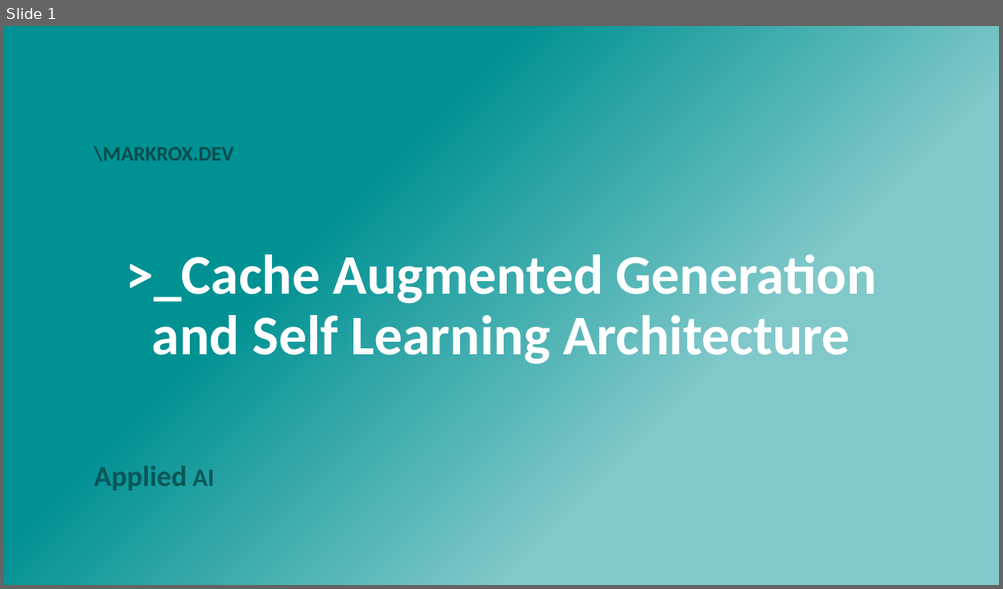
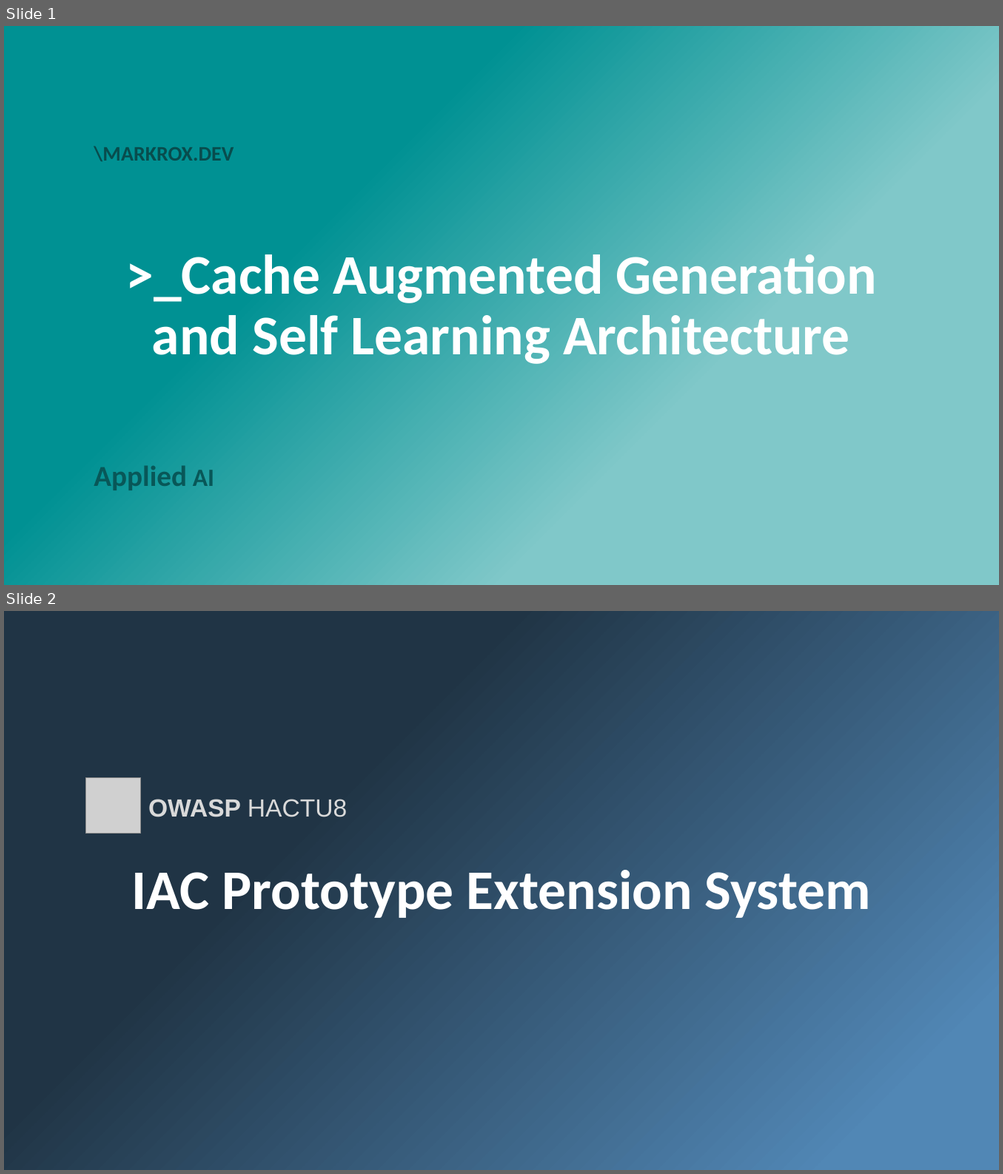
Before and after one commit to roxberry/markrox.dev, a slide deck: templates/PostImage.pptx. Shown one above the other, each under a label of ours: slide 1 before the commit, slides 1 and 2 after it. The pictures are 1003x589 and 1003x1174 pixels, drawn with LibreOffice and Linux fonts; fonts in the diff are those of the drawing; grey boxes stand for pictures. Boxes give left, top, right and bottom in pixels: in the first picture for what was removed or moved away, otherwise in the second. Text is boxed around its words. In the diff, an @@ line names an element or a change of style, - is before the commit and + after.

Commit message:
feat: add IAC extension system post with supporting image and style updates

```diff
--- a/templates/PostImage.pptx
+++ b/templates/PostImage.pptx
@@ slide 2 added at [4, 611, 999, 1170], background gradient #5187B5 to #203445 @@
@@ picture added at [85, 778, 141, 833] @@
@@ text added at [148, 799, 347, 817], 24 pt, text #D9D9D9 @@
+OWASP HACTU8
@@ title added at [131, 870, 871, 918], 54 pt, text #FFFFFF, bold @@
+IAC Prototype Extension System
```
Also in this commit, not shown: 1 other slide added, 5 other files.
